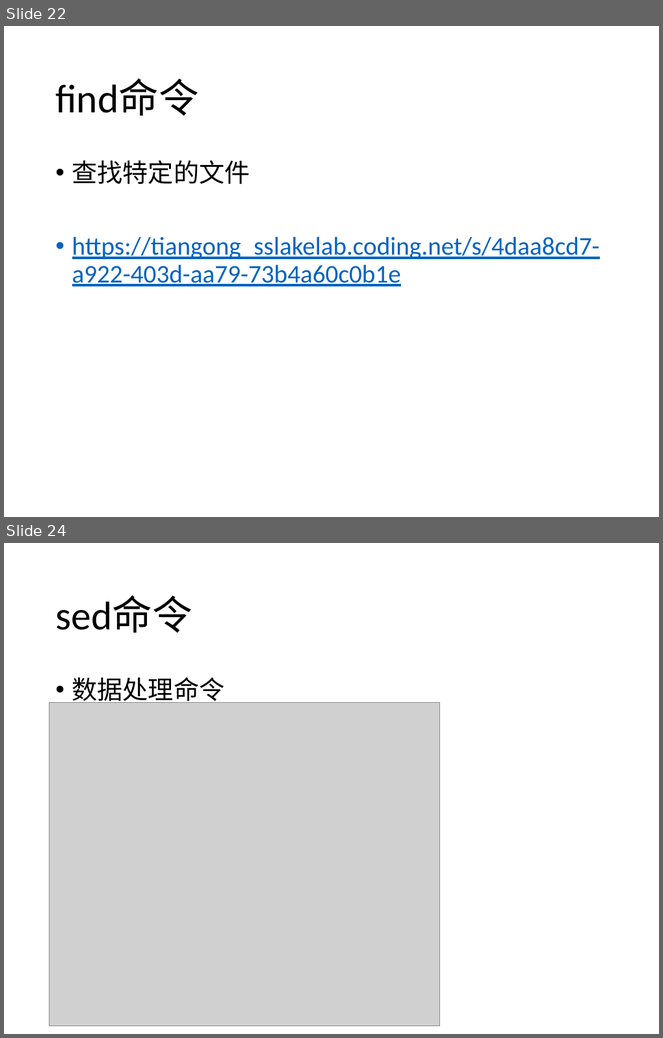
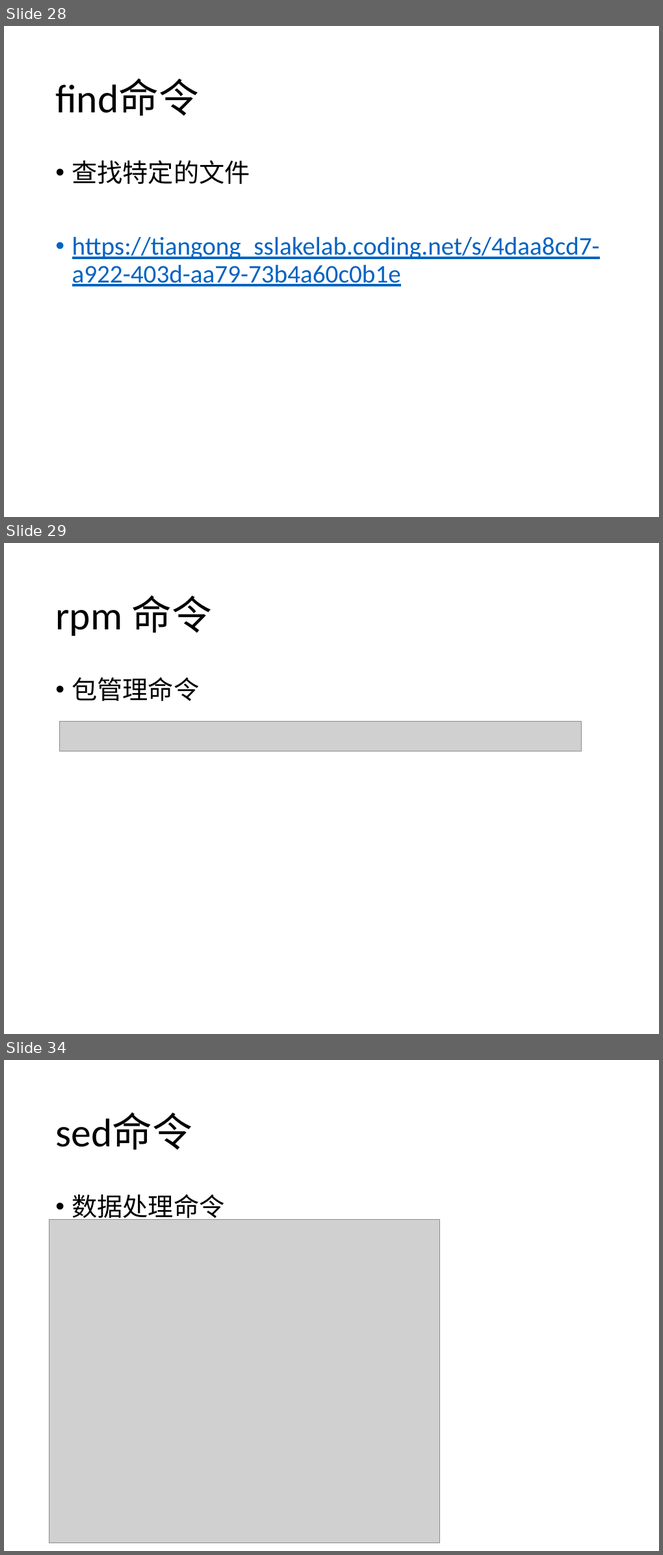
Before and after one commit to SSlakeLabTiangong/2019_workshop, a slide deck: 03_Linux101/Linux101.pptx. Shown one above the other, each under a label of ours: slides 22 and 24 before the commit, slides 28, 29 and 34 after it; the slides between them are not shown. The pictures are 663x1038 and 663x1555 pixels, drawn with LibreOffice and Linux fonts; fonts in the diff are those of the drawing; grey boxes stand for pictures. Boxes give left, top, right and bottom in pixels: in the first picture for what was removed or moved away, otherwise in the second. Text is boxed around its words. In the diff, an @@ line names an element or a change of style, - is before the commit and + after.

```diff
--- a/03_Linux101/Linux101.pptx
+++ b/03_Linux101/Linux101.pptx
@@ slide 29 added at box(4, 543, 659, 1034), background #FFFFFF @@
@@ title added at box(55, 595, 211, 636), 44 pt, text #000000 @@
+rpm 命令
@@ text added at box(72, 678, 200, 702), 28 pt, text #000000 @@
+• 包管理命令
@@ picture added at box(59, 721, 581, 752) @@
@@ what was slide 22 is now slide 28 @@
@@ what was slide 24 is now slide 34 @@
```
Also in this commit, not shown: 9 slides changed, 9 other slides added.
